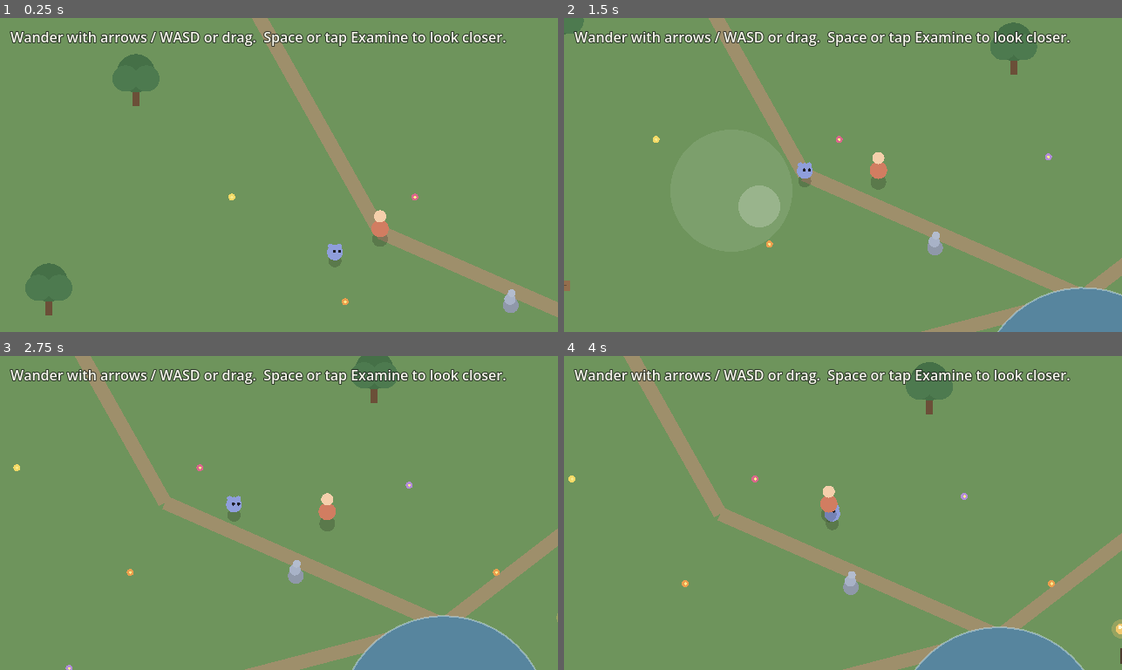
Above: before the commit, frames 1-4 (two rows, left to right).
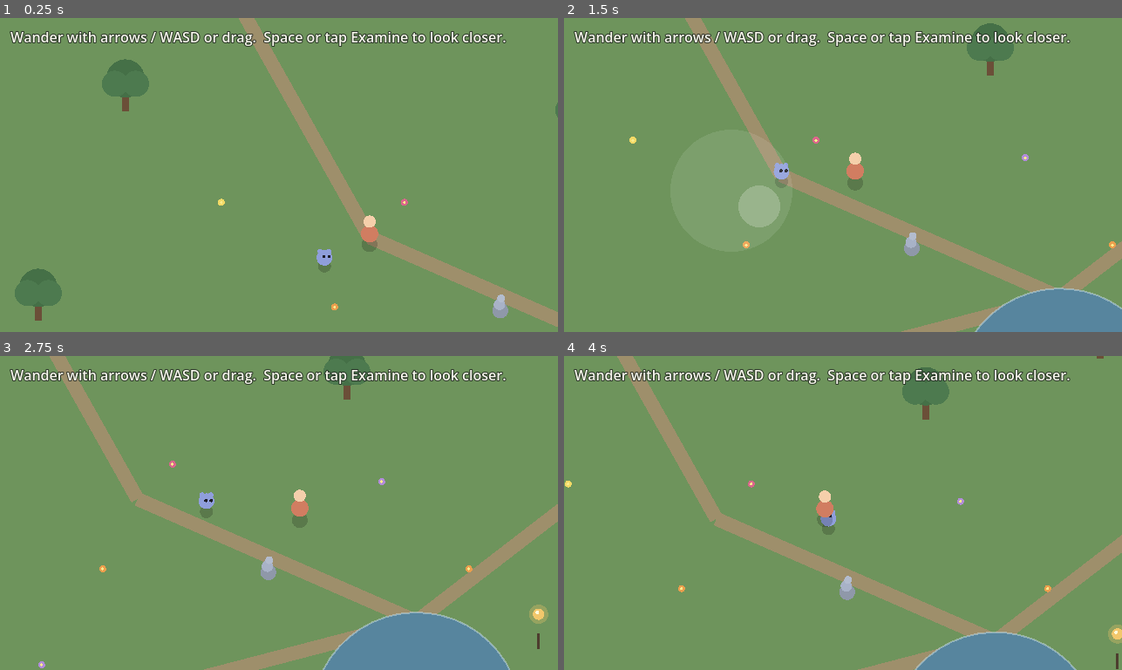
Above: after the commit, the same moments.

Repository: maximusunc/pokepals
Game: Godot game, scene res://scenes/world.tscn
Same seed, same stepped clock (60 frames per second), same inputs: the game is played once before the commit and once after it.
Inputs (mouse positions are in pixels of both pictures, inside the frame that each line leads up to):
- Up to frame 1 (0.25 s): no input
- Up to frame 2 (1.5 s): tap Enter (ui_accept) at 0.5, 0.77 s; move the mouse to (965, 159) at 0.52 s; hold Right (ui_right) 0.53-1.25 s; click (965, 159) at 0.67 s; drag from (731, 190) to (815, 237) at 1.27 s
- Up to frame 3 (2.75 s): move the mouse to (334, 443) at 2.02 s; hold Right (ui_right) from 2.03 s (still down)
- Up to frame 4 (4 s): release Right (ui_right) at 2.75 s; drag from (815, 575) to (675, 465) at 2.77 s; move the mouse to (1010, 560) at 3.52 s; hold Left (ui_left) from 3.53 s (still down); tap Enter (ui_accept) at 3.77 s

The runs differ from the first frame. In frame 1, 7.3% of the frame differs, in the area x 2-100%, y 0-99%; in frame 2, 9.9%; in frame 3, 13%, in the area x 2-100%, y 0-100%; in frame 4, 5.4%.

Commit message:
Center the camera on the player
The camera framed the player and companion together (companion_weight
0.32), which kept the companion near screen-center while the player moved
around it — reading as if the companion were standing still and the view
were fighting to hold both. Lock the framing to the player (weight 0) so
the player is the steady anchor and the companion's roaming and following
register as real motion. The weight knob stays for future tuning.

Diff:
--- a/pokepals/scripts/presentation/camera_rig.gd
+++ b/pokepals/scripts/presentation/camera_rig.gd
@@ -1,13 +1,18 @@
 class_name CameraRig
 extends Camera2D
-## A camera that frames the player AND the companion together. It eases toward a
-## point weighted mostly to the player but pulled a little toward the companion, so
-## the pair stays comfortably in shot without the camera feeling twitchy.
+## A camera that centers on the player and eases to follow, so the view stays
+## steady and readable while you wander. The companion is free to roam in and out of
+## frame around you — keeping the shot locked to the player (rather than splitting it
+## between the two) is what makes the player feel like the anchor of the world and
+## the companion's comings and goings legible as motion.
+##
+## companion_weight pulls the framing a little toward the companion (0 = locked to
+## the player, 1 = midpoint). Default 0: centered on the player.
 
 @export var player_path: NodePath
 @export var companion_path: NodePath
 @export var follow_speed := 4.5
-@export var companion_weight := 0.32  # 0 = lock to player, 1 = midpoint
+@export var companion_weight := 0.0  # 0 = lock to player, 1 = midpoint
 
 var _player: Node2D
 var _companion: Node2D
